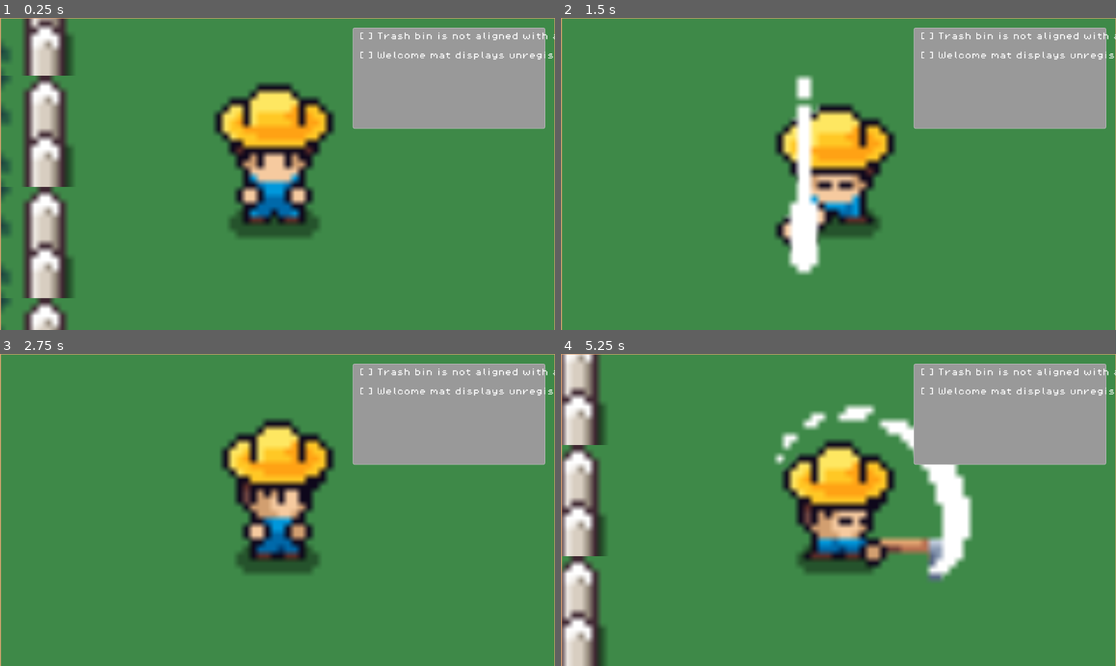
Above: before the commit, frames 1-4 (two rows, left to right).
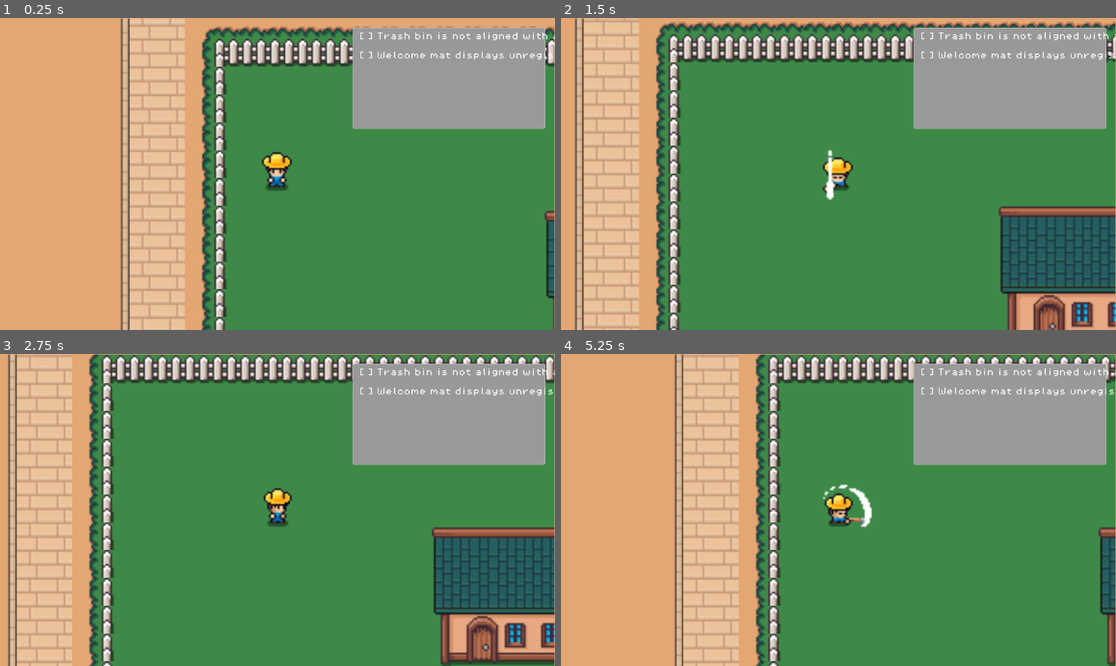
Above: after the commit, the same moments.

Repository: rae-ralston/cosmic-horror-hoa
Game: Godot game, scene res://scenes/game.tscn
Same seed, same stepped clock (60 frames per second), same inputs: the game is played once before the commit and once after it.
Inputs:
- Up to frame 1 (0.25 s): no input
- Up to frame 2 (1.5 s): tap Enter (ui_accept) at 0.5, 0.77 s; hold Right (ui_right) 0.53-1.28 s; hold Shift (crawl) 0.53-1.28 s; hold Down (ui_down) from 1.28 s (still down); tap D (dig) at 1.35 s
- Up to frame 3 (2.75 s): tap Enter (ui_accept) at 1.52 s; release Down (ui_down) at 2.03 s; hold Right (ui_right) from 2.03 s (still down); tap P (plow) at 2.1 s
- Up to frame 4 (5.25 s): release Right (ui_right) at 2.78 s; hold Up (ui_up) 2.78-3.53 s; tap W (water) at 2.85 s; tap Enter (ui_accept) at 3.02, 3.77, 4.52 s; hold Shift (crawl) 3.53-4.28 s; hold Left (ui_left) 3.53-5.03 s; tap D (dig) at 4.35 s; hold Down (ui_down) from 5.03 s (still down); tap P (plow) at 5.1 s

The runs differ from the first frame. In frame 1, 52% of the frame differs, in the area x 0-100%, y 0-100%; in frame 2, 43%; in frame 3, 40%; in frame 4, 52%.

Commit message:
clean up

Diff:
--- a/project.godot
+++ b/project.godot
@@ -18,10 +18,6 @@
 [autoload]
 
 CitationsManager="*res://scripts/citations_manager.gd"
-
-[gui]
-
-theme/custom="yellow"
 
 [input]
 
--- a/scenes/game.tscn
+++ b/scenes/game.tscn
@@ -103,6 +103,6 @@
 position = Vector2(0, 0)
 
 [node name="Camera2D" type="Camera2D" parent="GameView/GameViewport/World/player"]
-zoom = Vector2(4, 4)
+zoom = Vector2(1, 1)
 
 [connection signal="citations_changed" from="CitationsManager" to="." method="_on_citations_manager_citations_changed"]
